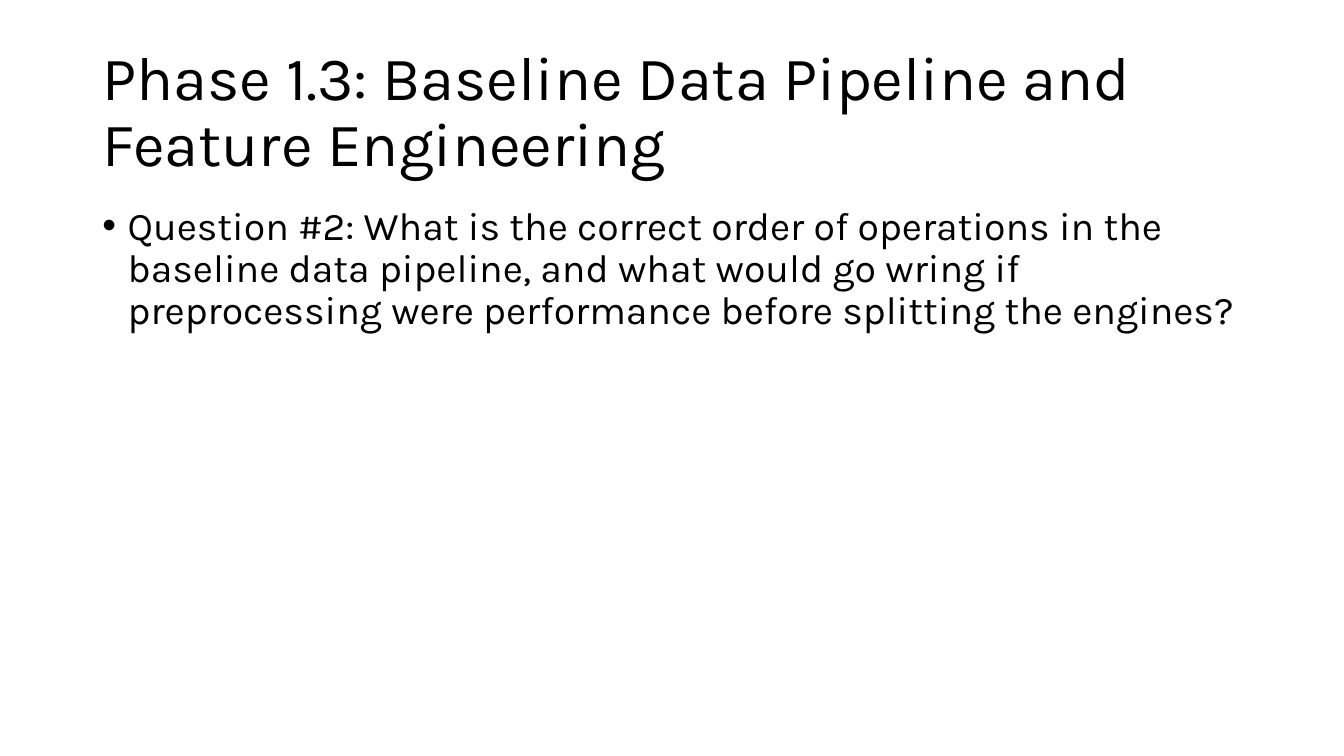
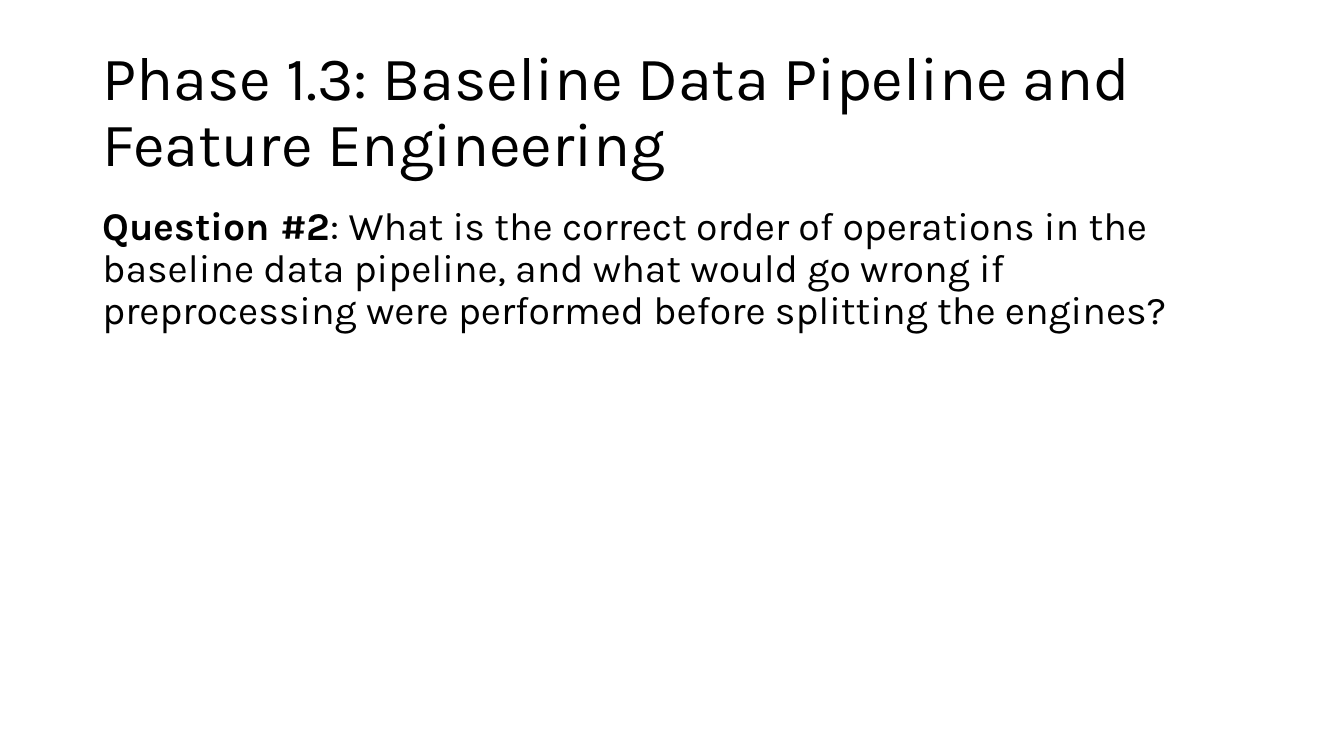
Before and after one commit to stuart-spackman/ml-predictive-maintenance-mlops, a slide deck: slide 70 of documents/active_recall.pptx (slide 48 before the commit). Drawn at 1344x756 pixels with LibreOffice and Linux fonts; fonts in the diff are those of the drawing. Boxes give left, top, right and bottom in pixels: in the first picture for what was removed or moved away, otherwise in the second. Text is boxed around its words. In the diff, an @@ line names an element or a change of style, - is before the commit and + after.

```diff
--- a/documents/active_recall.pptx
+++ b/documents/active_recall.pptx
@@ text at (102,212,1166,334): text changed @@
-• Question #2: What is the correct order of operations in the baseline data pipeline, and what would go wring if preprocessing were performance before splitting the engines?
+Question #2: What is the correct order of operations in the baseline data pipeline, and what would go wrong if preprocessing were performed before splitting the engines?
```
Also in this commit, not shown: 36 other slides changed, 37 slides added, 3 slides removed, 14 other files.
